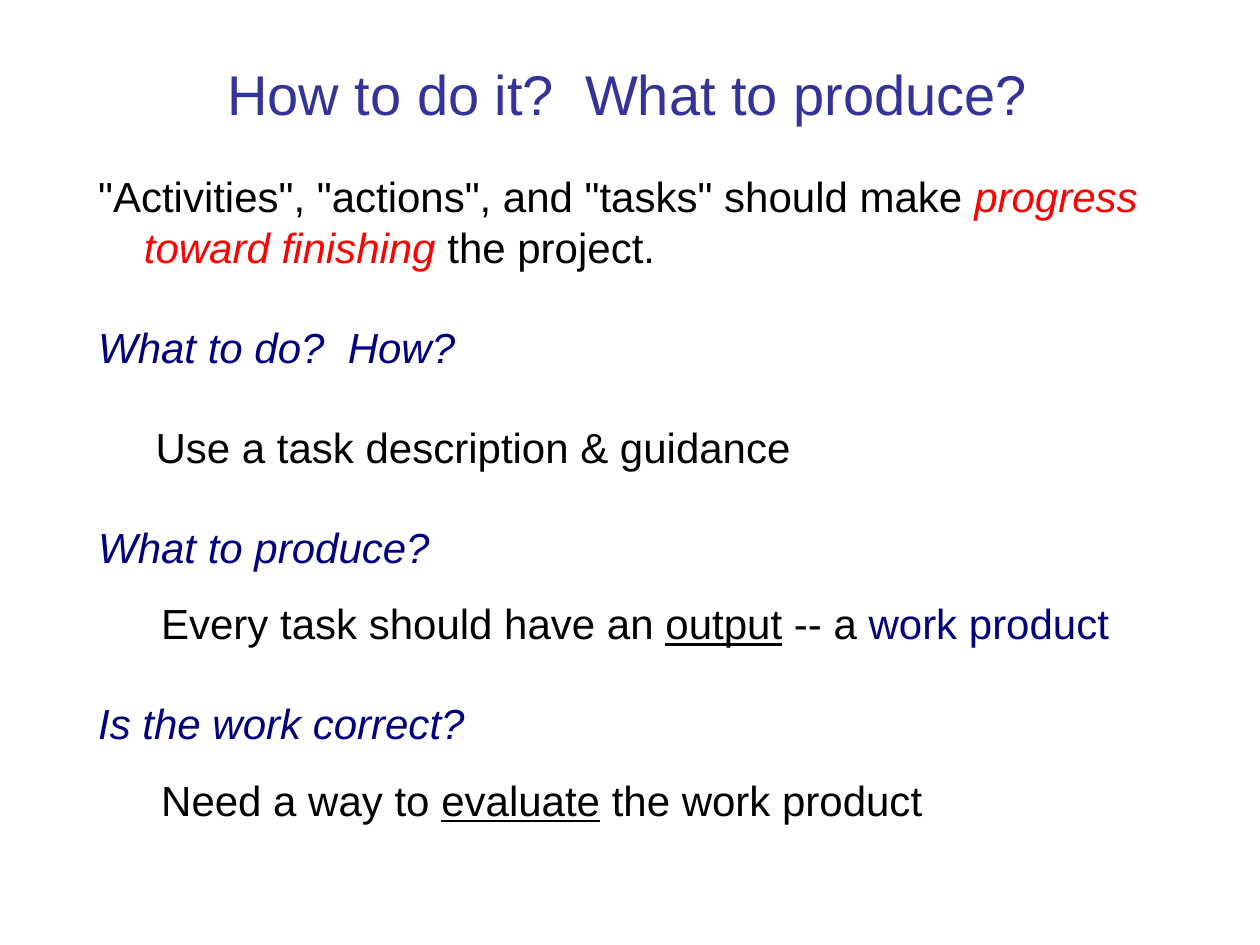
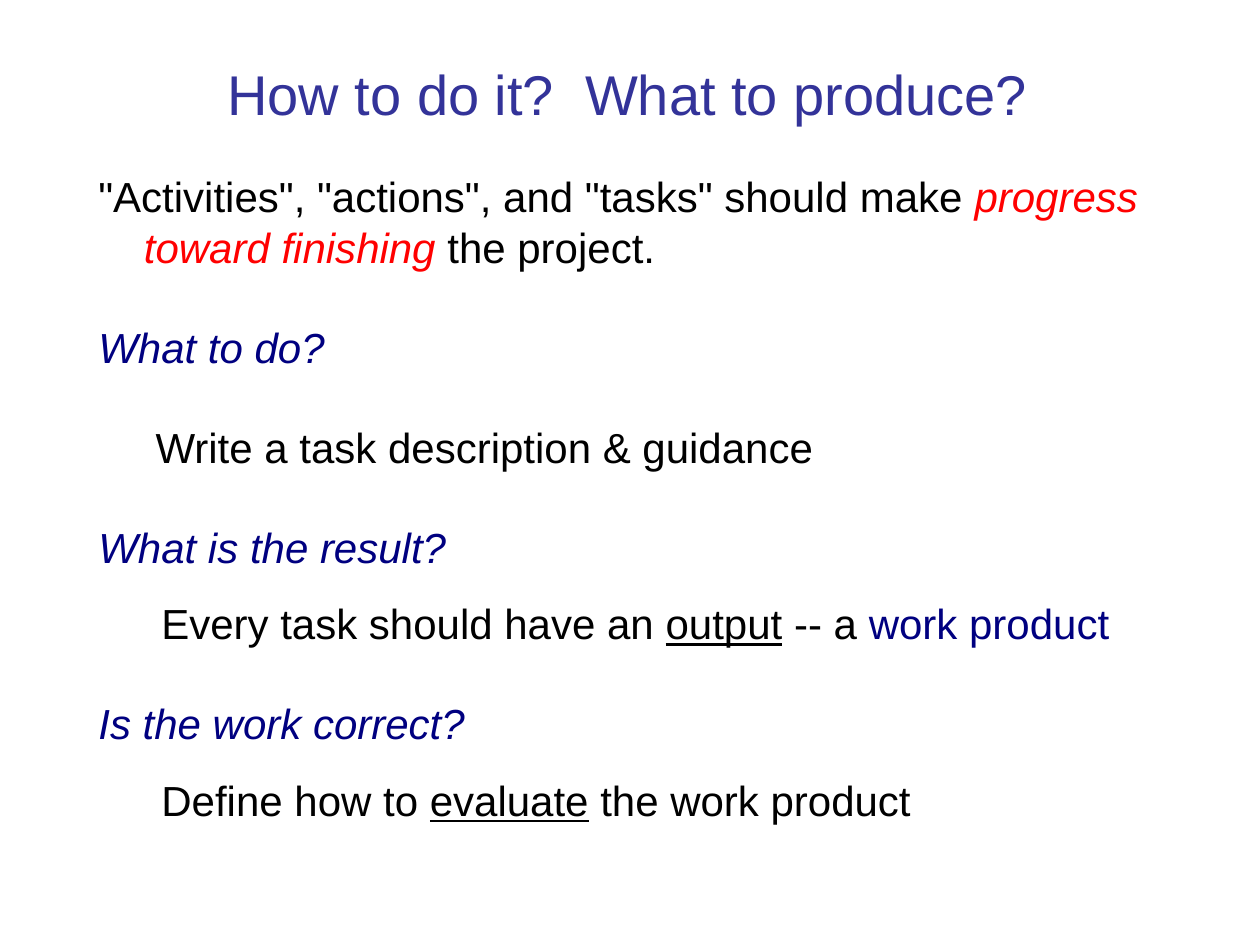
Before and after one commit to cpske/ISP, a slide deck: slide 24 of software-process/Introduction-software-process.ppt. Drawn at 1260x945 pixels with LibreOffice and Linux fonts; fonts in the diff are those of the drawing. Boxes give left, top, right and bottom in pixels: in the first picture for what was removed or moved away, otherwise in the second. Text is boxed around its words. In the diff, an @@ line names an element or a change of style, - is before the commit and + after.

```diff
--- a/software-process/Introduction-software-process.ppt
+++ b/software-process/Introduction-software-process.ppt
@@ text at box(98, 332, 812, 564): text changed @@
-What to do? How?
-Use a task description & guidance
-What to produce?
+What to do?
+Write a task description & guidance
+What is the result?
@@ text at box(161, 785, 911, 825): text changed @@
-  Need a way to evaluate the work product
+  Define how to evaluate the work product
```
Also in this commit, not shown: 12 other slides changed, 2 slides added, 10 other files.
